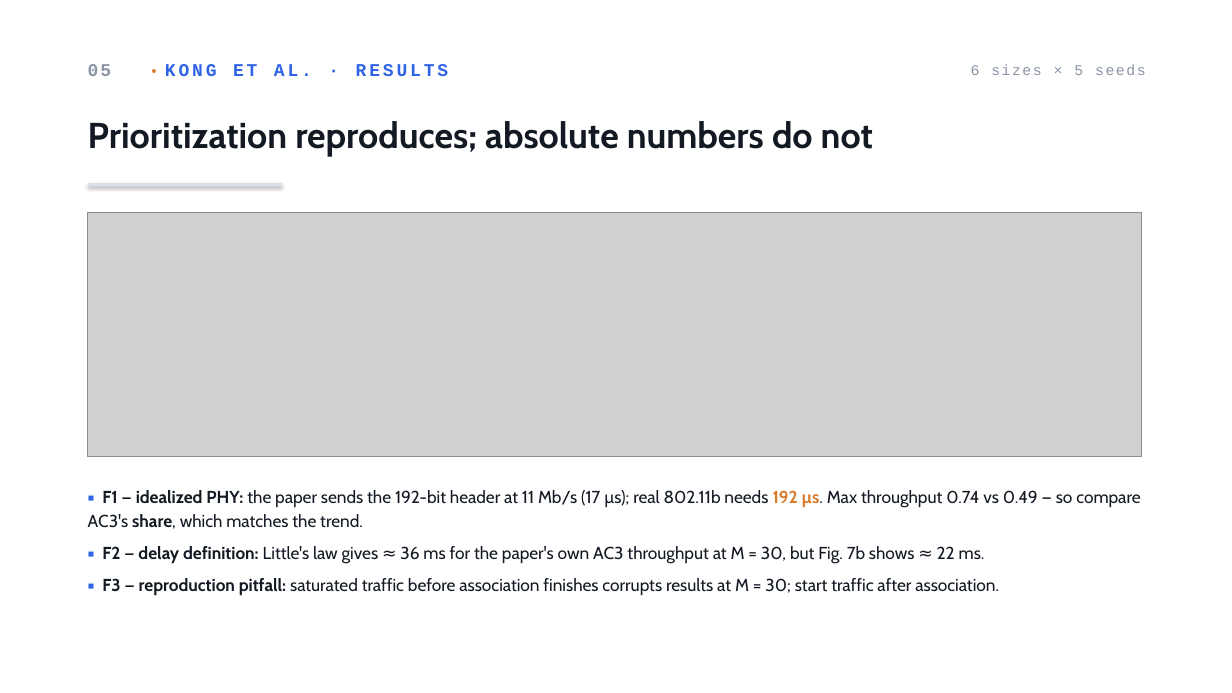
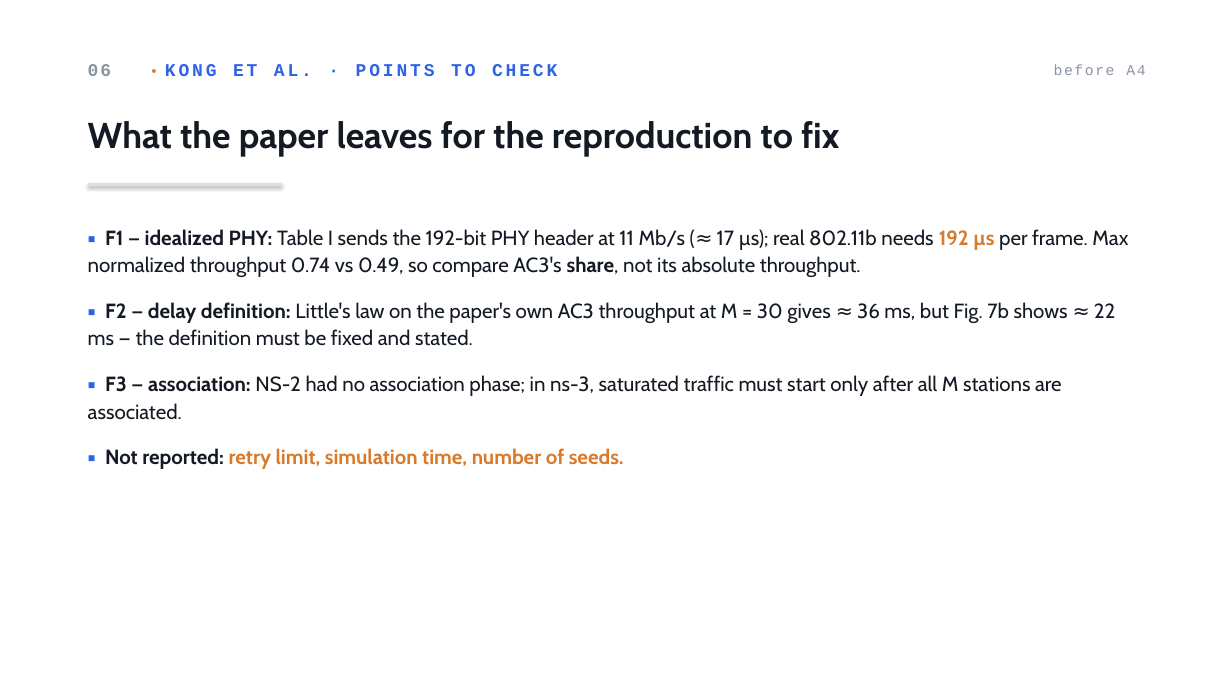
Before and after one commit to AhmadRifqi86/MWN-2026-M11402804-Rifqi, a slide deck: slide 7 of assets/ppt/a3-M11402804-AhmadRifqi.pptx (slide 6 before the commit). Drawn at 1232x693 pixels with LibreOffice and Linux fonts; fonts in the diff are those of the drawing; grey boxes stand for pictures. Boxes give left, top, right and bottom in pixels: in the first picture for what was removed or moved away, otherwise in the second. Text is boxed around its words. In the diff, an @@ line names an element or a change of style, - is before the commit and + after.

```diff
--- a/assets/ppt/a3-M11402804-AhmadRifqi.pptx
+++ b/assets/ppt/a3-M11402804-AhmadRifqi.pptx
@@ text at (88, 64, 557, 76): text changed @@
-05 • KONG ET AL. · RESULTS
+06 • KONG ET AL. · POINTS TO CHECK
@@ text at (1054, 64, 1145, 75): text changed @@
-6 sizes × 5 seeds
+before A4
@@ text at (88, 121, 839, 157): text changed @@
-Prioritization reproduces; absolute numbers do not
+What the paper leaves for the reproduction to fix
@@ text at (88, 229, 1128, 469): text changed; size 13.5 to 16 pt @@
-▪ F1 — idealized PHY: the paper sends the 192-bit header at 11 Mb/s (17 µs); real 802.11b needs 192 µs. Max throughput 0.74 vs 0.49 — so compare AC3's share, which matches the trend.
-▪ F2 — delay definition: Little's law gives ≈ 36 ms for the paper's own AC3 throughput at M = 30, but Fig. 7b shows ≈ 22 ms.
-▪ F3 — reproduction pitfall: saturated traffic before association finishes corrupts results at M = 30; start traffic after association.
+▪ F1 — idealized PHY: Table I sends the 192-bit PHY header at 11 Mb/s (≈ 17 µs); real 802.11b needs 192 µs per frame. Max normalized throughput 0.74 vs 0.49, so compare AC3's share, not its absolute throughput.
+▪ F2 — delay definition: Little's law on the paper's own AC3 throughput at M = 30 gives ≈ 36 ms, but Fig. 7b shows ≈ 22 ms — the definition must be fixed and stated.
+▪ F3 — association: NS-2 had no association phase; in ns-3, saturated traffic must start only after all M stations are associated.
+▪ Not reported: retry limit, simulation time, number of seeds.
@@ picture removed at (88, 213, 1141, 457) @@
```
Also in this commit, not shown: 5 other slides changed, 3 slides added, 2 slides removed, 11 other files.
